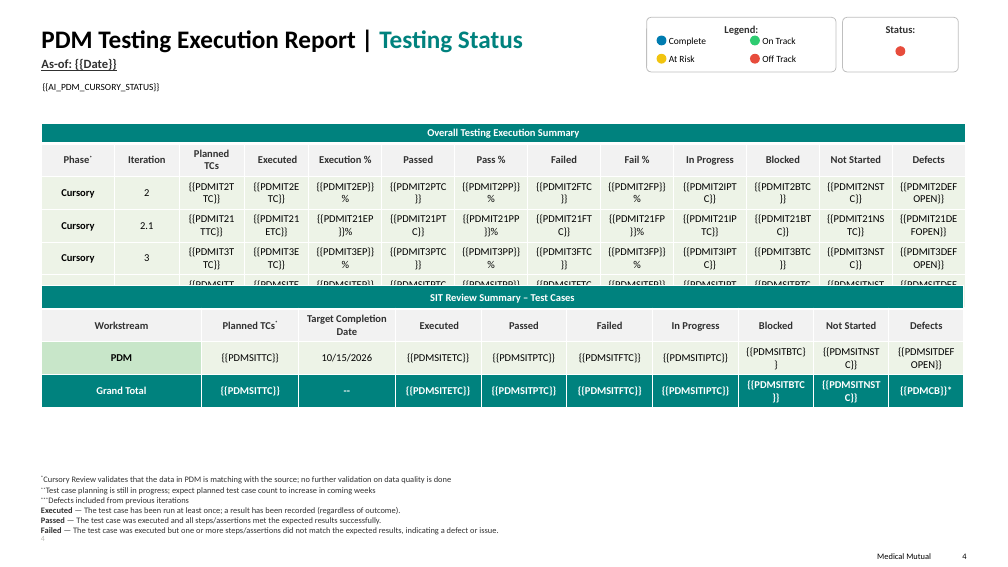
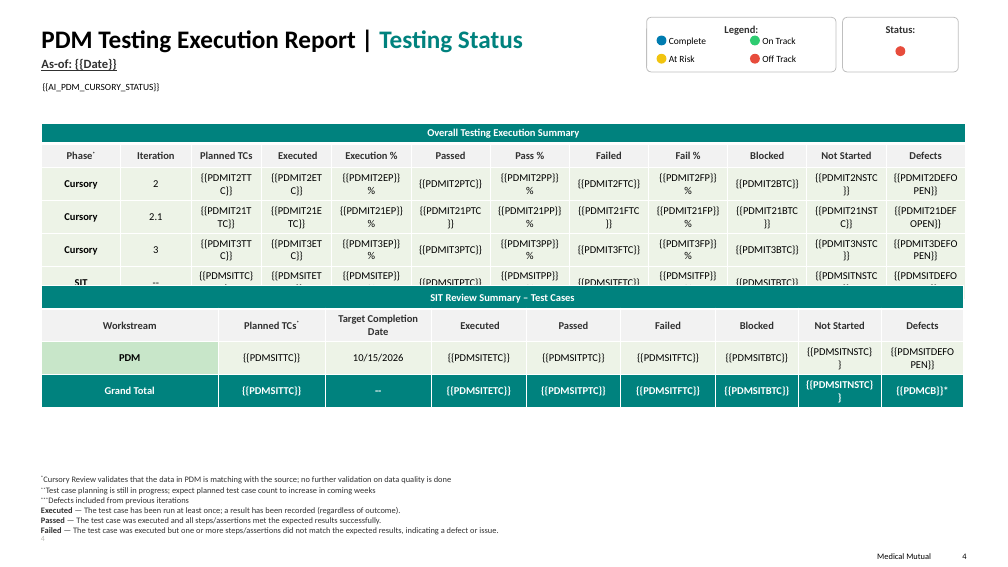
Before and after one commit to sgandhi3/Project-Management-Reporting, a slide deck: slide 4 of MMO_Report_Template.pptx. Drawn at 1008x567 pixels with LibreOffice and Linux fonts; fonts in the diff are those of the drawing; background and template pictures are left out. Boxes give left, top, right and bottom in pixels: in the first picture for what was removed or moved away, otherwise in the second. Text is boxed around its words. In the diff, an @@ line names an element or a change of style, - is before the commit and + after.

```diff
--- a/MMO_Report_Template.pptx
+++ b/MMO_Report_Template.pptx
@@ table at [42, 123, 967, 293] @@
-column 10:  | In Progress | {{PDMIT2IPTC}} | {{PDMIT21IPTC}} | {{PDMIT3IPTC}} | {{PDMSITIPTC}}
@@ table: place and size @@
-table at [42, 123, 963, 305]
+table at [42, 123, 967, 293]
@@ table at [41, 286, 965, 400] @@
-column 7:  | In Progress | {{PDMSITIPTC}} | {{PDMSITIPTC}}
```
Also in this commit, not shown: 9 other slides changed, 4 other files.
